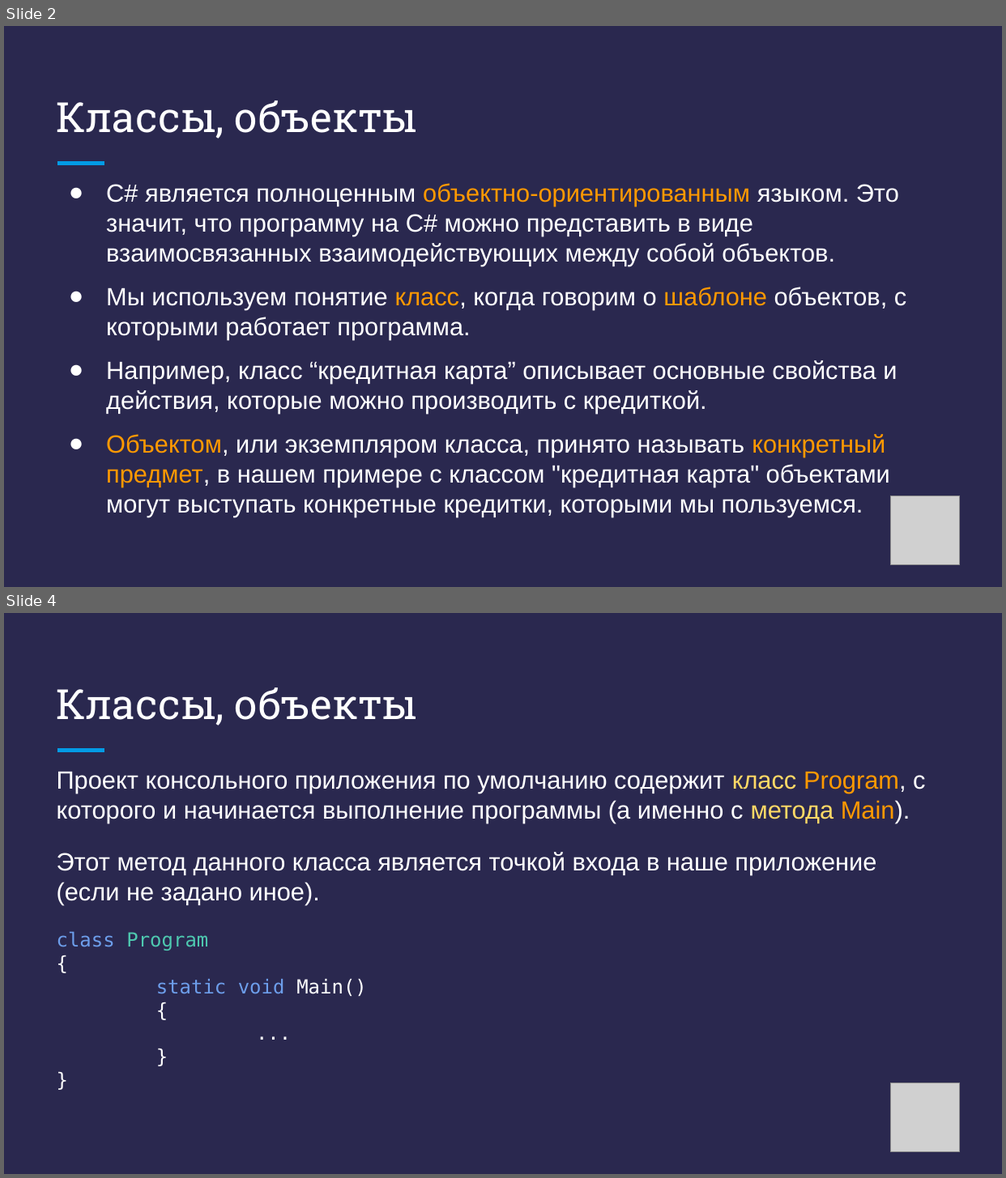
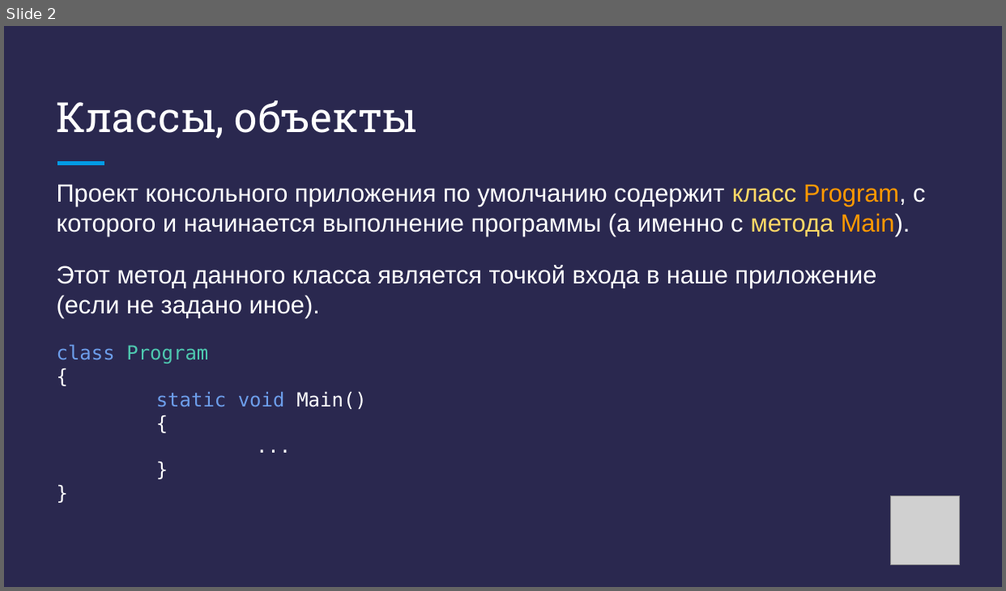
Before and after one commit to DenisKaVladimirovich/MyLessons, a slide deck: 10/Презентация - C# + .NET - Урок 10.pptx. Shown one above the other, each under a label of ours: slides 2 and 4 before the commit, slide 2 after it; the slides between them are not shown. The pictures are 1006x1178 and 1006x591 pixels, drawn with LibreOffice and Linux fonts; fonts in the diff are those of the drawing; grey boxes stand for pictures. Boxes give left, top, right and bottom in pixels: in the first picture for what was removed or moved away, otherwise in the second. Text is boxed around its words. In the diff, an @@ line names an element or a change of style, - is before the commit and + after.

```diff
--- a/10/Презентация - C# + .NET - Урок 10.pptx
+++ b/10/Презентация - C# + .NET - Урок 10.pptx
@@ slide 2 removed at [4, 26, 1002, 587], background #2A284F; not listed: 1 template element that a slide beside it also shows @@
@@ title removed at [57, 101, 418, 139] @@
-Классы, объекты
@@ text removed at [106, 183, 906, 517] @@
-● C# является полноценным объектно-ориентированным языком. Это значит, что программу на C# можно представить в виде взаимосвязанных взаимодействующих между собой объектов.
-● Мы используем понятие класс, когда говорим о шаблоне объектов, с которыми работает программа.
-● Например, класс “кредитная карта” описывает основные свойства и действия, которые можно производить с кредиткой.
-● Объектом, или экземпляром класса, принято называть конкретный предмет, в нашем примере с классом "кредитная карта" объектами могут выступать конкретные кредитки, которыми мы пользуемся.
@@ picture removed at [890, 496, 959, 565] @@
@@ what was slide 4 is now slide 2 @@
```
Also in this commit, not shown: 6 slides changed, 6 slides added, 3 other slides removed, 21 other files.
